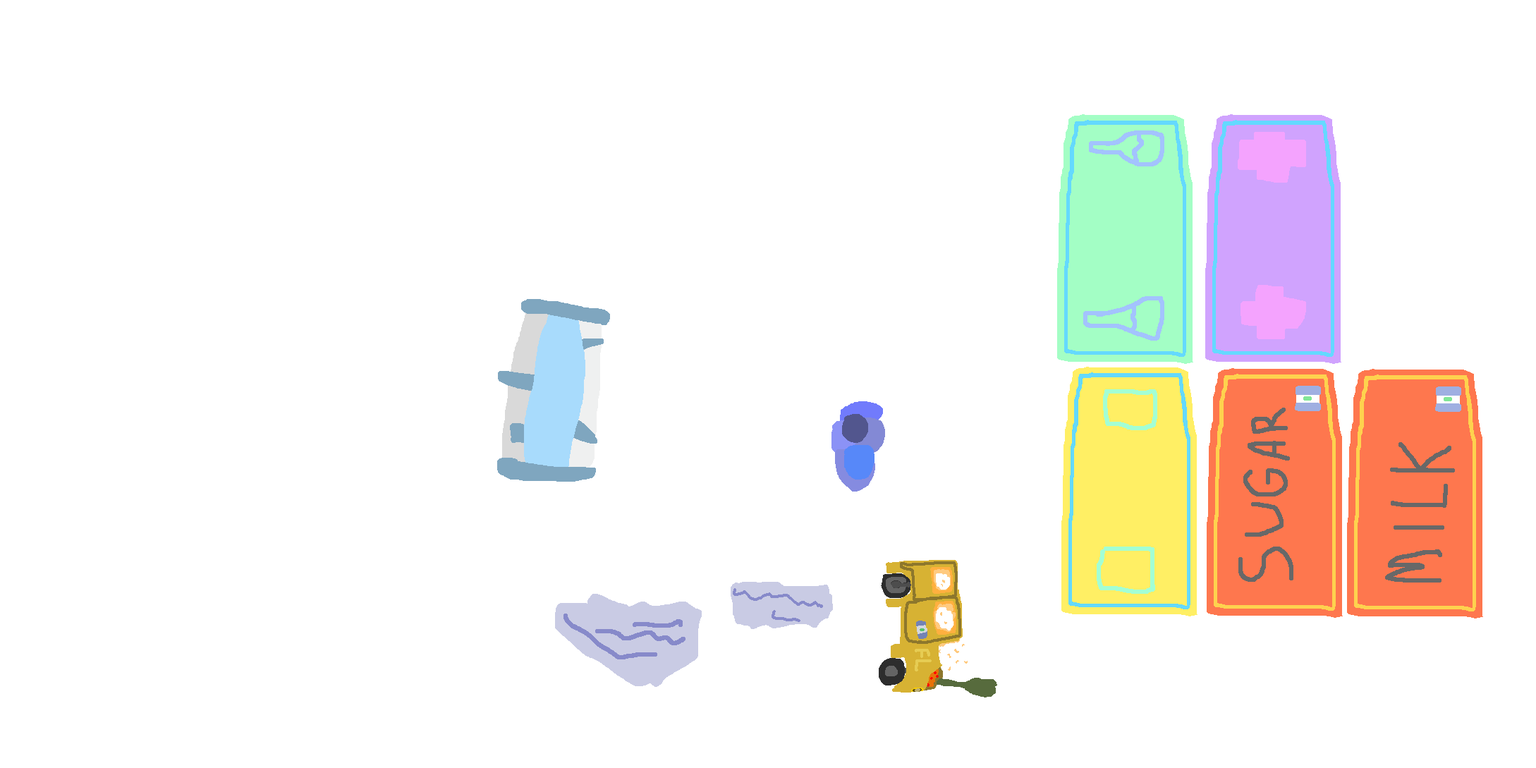
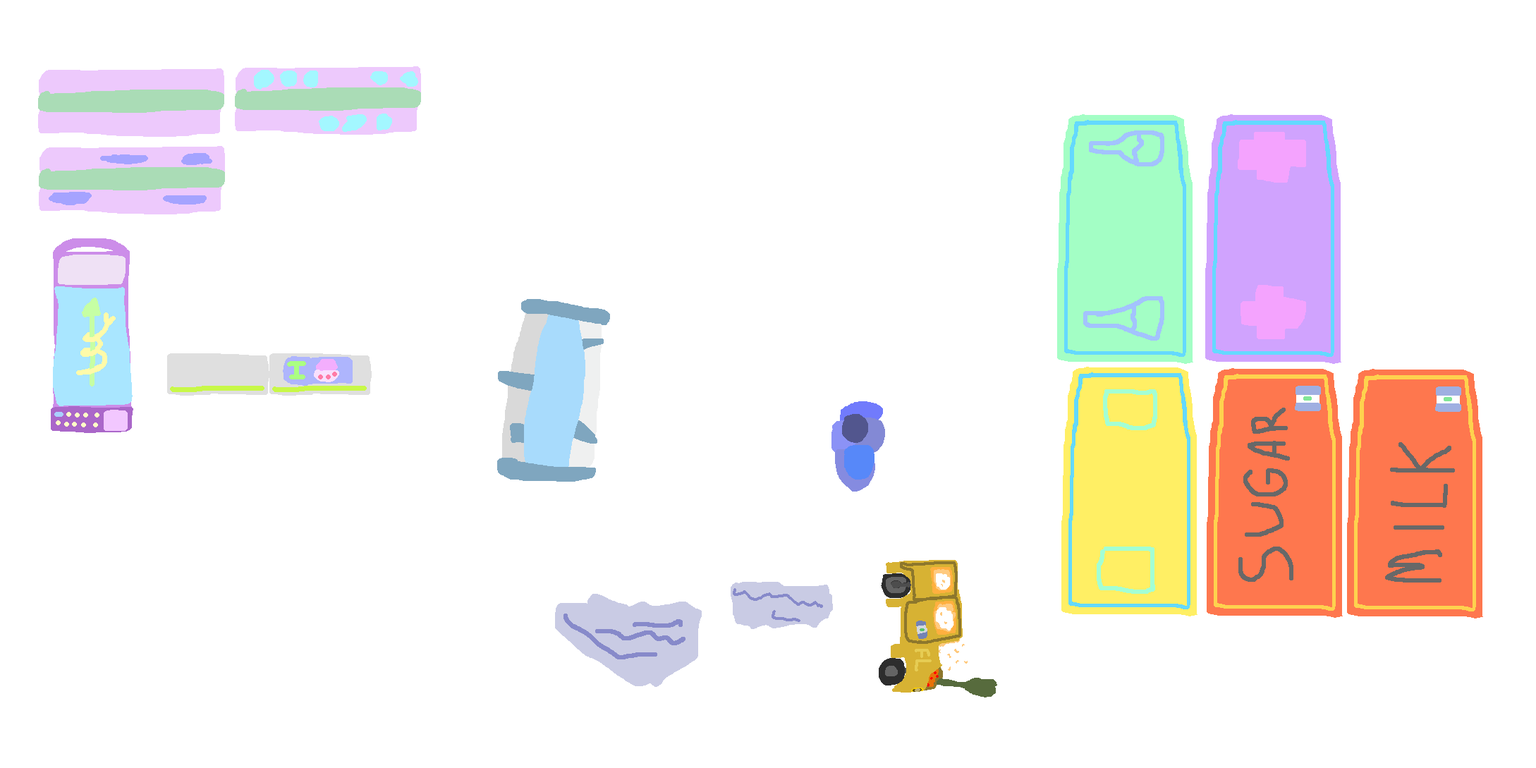
Before/after of a 1536 x 768 layered artwork. What changed in the layer stack:
added layer "Counter+CR" in group "Barricde" over [269, 353, 372, 396]
added layer "Counter" in group "Barricde" over [167, 353, 270, 396]
added group "MedicalBed" with 4 layers in group "Barricde" over [50, 238, 134, 433]
added layer "Layer 61" in group "MedicalBed" over [76, 297, 116, 387]
added layer "Layer 60" in group "MedicalBed" over [52, 286, 133, 407]
added layer "Layer 59" in group "MedicalBed" over [57, 254, 126, 285]
added layer "Layer 58" in group "MedicalBed" over [50, 238, 134, 433]
added group "Shelfs" with 8 layers in group "Barricde" over [38, 66, 421, 215]
added group "Group 2" with 2 layers in group "Shelfs" over [38, 145, 225, 215]
added layer "Layer 56" in group "Group 2" over [48, 153, 213, 206]
added layer "Layer 55" in group "Group 2" over [38, 145, 225, 215]
added group "StuffedShelf1" with 2 layers in group "Shelfs" over [234, 66, 421, 135]
added layer "Layer 54" in group "StuffedShelf1" over [253, 69, 419, 132]
added layer "Layer 53" in group "StuffedShelf1" over [234, 66, 421, 135]
added group "EmptyShelf" with 1 layers in group "Shelfs" over [38, 68, 225, 137]
added layer "Layer 52" in group "EmptyShelf" over [38, 68, 225, 137]
